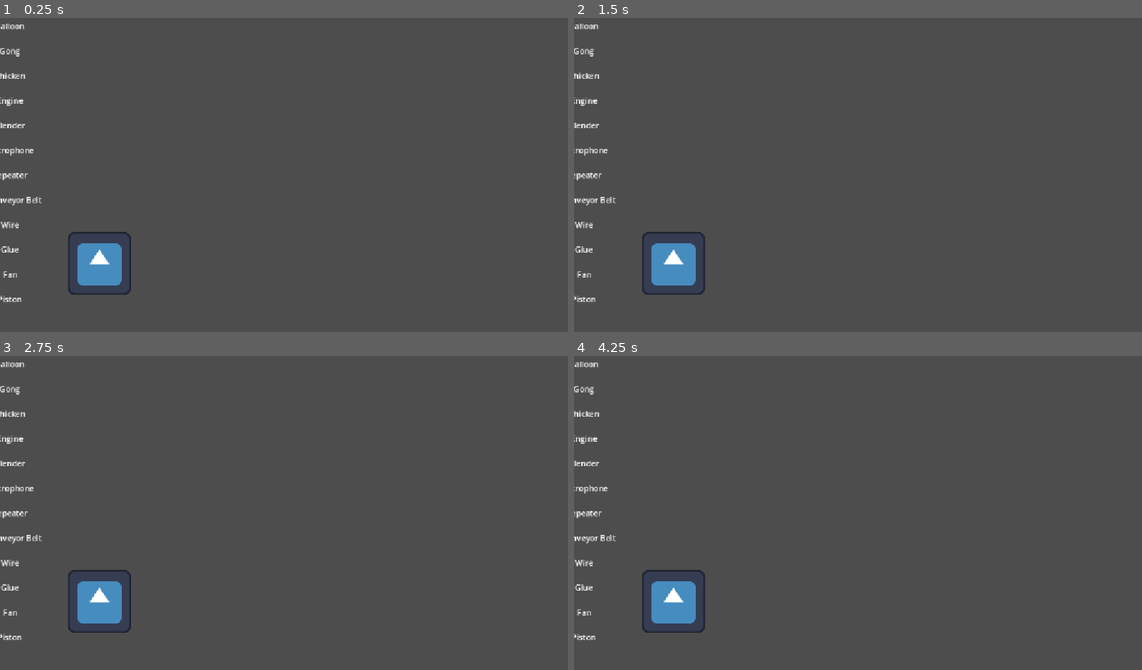
Above: before the commit, frames 1-4 (two rows, left to right).
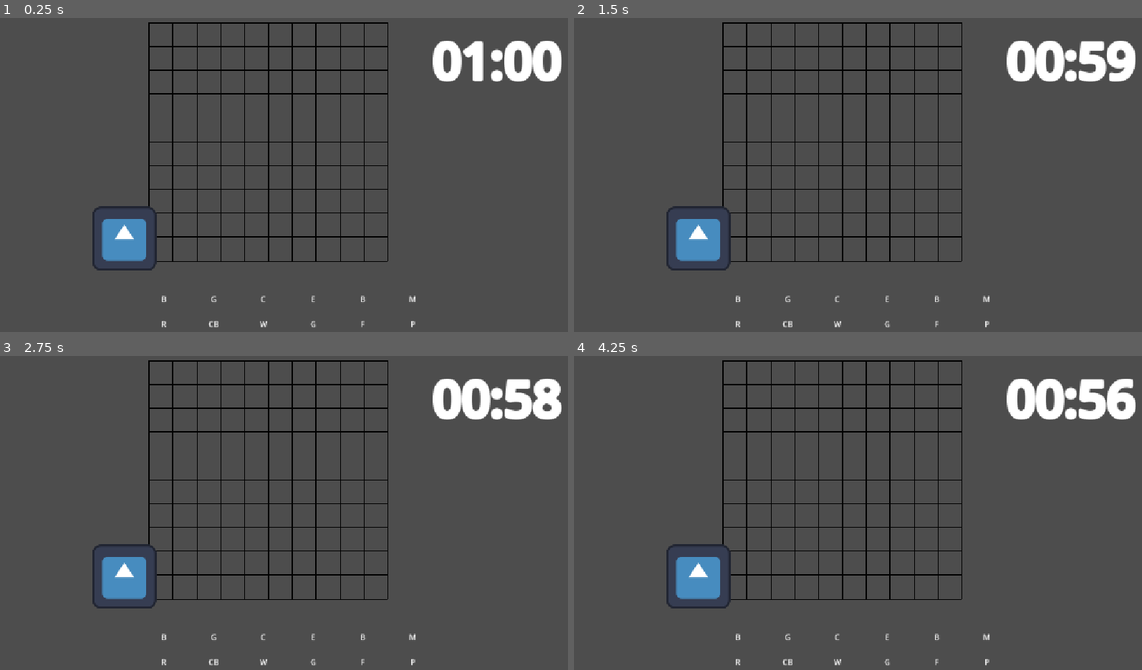
Above: after the commit, the same moments.

Repository: milkeotothemoon/GMTK-26---Boys-at-the-Back
Game: Godot game, scene res://scenes/levels/Level0.tscn
Same seed, same stepped clock (60 frames per second), same inputs: the game is played once before the commit and once after it. This scene is started directly instead of the project's main scene. The engine's default icon, where the game draws it, is replaced by a stand-in: a white triangle on a blue panel in a dark square.
Inputs (mouse positions are in pixels of both pictures, inside the frame that each line leads up to):
- Up to frame 1 (0.25 s): no input
- Up to frame 2 (1.5 s): tap Enter at 0.5 s; drag from (585, 24) to (585, 124) at 0.52 s; drag from (585, 49) to (585, 149) at 1.27 s
- Up to frame 3 (2.75 s): tap Space at 2 s; move the mouse to (11, 412) at 2.02 s; click (11, 412) at 2.17 s
- Up to frame 4 (4.25 s): tap Enter at 2.75 s; drag from (585, 437) to (585, 563) at 2.77 s; tap Space at 3.5 s; drag from (585, 462) to (585, 585) at 3.52 s

The runs differ from the first frame. In frame 1, 7.9% of the frame differs, in the area x 0-99%, y 1-99%; in frame 2, 8.0%; in frame 3, 8.1%; in frame 4, 8.0%.

Commit message:
v0 format of level

Diff:
--- a/scenes/gameplay/BuildSpace.tscn
+++ b/scenes/gameplay/BuildSpace.tscn
@@ -1,13 +1,13 @@
 [gd_scene format=3 uid="uid://dj4pr3ftuubh4"]
 
-[ext_resource type="Script" uid="uid://c7mkfqnwqwwnf" path="res://scripts/autoload/BuildSpace.gd" id="1_4f4mk"]
+[ext_resource type="Script" uid="uid://dh7h8s2b3mly5" path="res://scripts/gameplay/build_space_view.gd" id="1_4f4mk"]
 
 [node name="BuildSpace" type="Node2D" unique_id=1416657170]
 script = ExtResource("1_4f4mk")
 
 [node name="GridContainer" type="GridContainer" parent="." unique_id=817833220]
-offset_right = 533.0
-offset_bottom = 466.0
+offset_right = 500.0
+offset_bottom = 500.0
 
 [node name="PlacedItems" type="Node2D" parent="." unique_id=228289201 groups=["placed_items_container"]]
 
--- a/scenes/gameplay/Inventory.tscn
+++ b/scenes/gameplay/Inventory.tscn
@@ -38,7 +38,7 @@
 vertical_alignment = 1
 
 [node name="GongSlot" type="Area2D" parent="." unique_id=1783663871]
-position = Vector2(20, 70)
+position = Vector2(120, 20)
 script = ExtResource("1_slot")
 item_scene = ExtResource("3_gongslot")
 item_label = "Gong"
@@ -56,7 +56,7 @@
 vertical_alignment = 1
 
 [node name="ChickenSlot" type="Area2D" parent="." unique_id=746638961]
-position = Vector2(20, 120)
+position = Vector2(220, 20)
 script = ExtResource("1_slot")
 item_scene = ExtResource("4_chickenslot")
 item_label = "Chicken"
@@ -74,7 +74,7 @@
 vertical_alignment = 1
 
 [node name="EngineSlot" type="Area2D" parent="." unique_id=766071034]
-position = Vector2(20, 170)
+position = Vector2(320, 20)
 script = ExtResource("1_slot")
 item_scene = ExtResource("5_engineslot")
 item_label = "Engine"
@@ -92,7 +92,7 @@
 vertical_alignment = 1
 
 [node name="BlenderSlot" type="Area2D" parent="." unique_id=1407858912]
-position = Vector2(20, 220)
+position = Vector2(420, 20)
 script = ExtResource("1_slot")
 item_scene = ExtResource("6_blenderslot")
 item_label = "Blender"
@@ -110,7 +110,7 @@
 vertical_alignment = 1
 
 [node name="MicrophoneSlot" type="Area2D" parent="." unique_id=763185001]
-position = Vector2(20, 270)
+position = Vector2(520, 20)
 script = ExtResource("1_slot")
 item_scene = ExtResource("7_microphoneslot")
 item_label = "Microphone"
@@ -128,7 +128,7 @@
 vertical_alignment = 1
 
 [node name="RepeaterSlot" type="Area2D" parent="." unique_id=1710316631]
-position = Vector2(20, 320)
+position = Vector2(20, 70)
 script = ExtResource("1_slot")
 item_scene = ExtResource("8_repeaterslot")
 item_label = "Repeater"
@@ -146,7 +146,7 @@
 vertical_alignment = 1
 
 [node name="ConveyorBeltSlot" type="Area2D" parent="." unique_id=781582942]
-position = Vector2(20, 370)
+position = Vector2(120, 70)
 script = ExtResource("1_slot")
 item_scene = ExtResource("9_conveyorbeltslot")
 item_label = "Conveyor Belt"
@@ -164,7 +164,7 @@
 vertical_alignment = 1
 
 [node name="WireSlot" type="Area2D" parent="." unique_id=1639591483]
-position = Vector2(20, 420)
+position = Vector2(220, 70)
 script = ExtResource("1_slot")
 item_scene = ExtResource("10_wireslot")
 item_label = "Wire"
@@ -182,7 +182,7 @@
 vertical_alignment = 1
 
 [node name="GlueSlot" type="Area2D" parent="." unique_id=2114245709]
-position = Vector2(20, 470)
+position = Vector2(320, 70)
 script = ExtResource("1_slot")
 item_scene = ExtResource("11_glueslot")
 item_label = "Glue"
@@ -200,7 +200,7 @@
 vertical_alignment = 1
 
 [node name="FanSlot" type="Area2D" parent="." unique_id=809936773]
-position = Vector2(20, 520)
+position = Vector2(420, 70)
 script = ExtResource("1_slot")
 item_scene = ExtResource("12_fanslot")
 item_label = "Fan"
@@ -218,7 +218,7 @@
 vertical_alignment = 1
 
 [node name="PistonSlot" type="Area2D" parent="." unique_id=378960894]
-position = Vector2(20, 570)
+position = Vector2(520, 70)
 script = ExtResource("1_slot")
 item_scene = ExtResource("13_pistonslot")
 item_label = "Piston"
--- a/scenes/levels/Level0.tscn
+++ b/scenes/levels/Level0.tscn
@@ -1,16 +1,35 @@
 [gd_scene format=3 uid="uid://c7sy1ldhhgfbl"]
 
+[ext_resource type="Script" uid="uid://b8apmf7n38mm1" path="res://scripts/gameplay/build_phase.gd" id="1_qcr8a"]
 [ext_resource type="PackedScene" uid="uid://dj4pr3ftuubh4" path="res://scenes/gameplay/BuildSpace.tscn" id="1_xh834"]
 [ext_resource type="PackedScene" uid="uid://cy7pfol0uoa7d" path="res://scenes/gameplay/Inventory.tscn" id="2_inventory"]
 [ext_resource type="PackedScene" uid="uid://cj7fvg2qu47rt" path="res://scenes/player/Player.tscn" id="3_player"]
 
+[sub_resource type="LabelSettings" id="LabelSettings_0l7rd"]
+font_size = 101
+outline_size = 18
+
 [node name="Level0" type="Node2D" unique_id=250843063]
+script = ExtResource("1_qcr8a")
 
 [node name="Inventory" parent="." unique_id=653123002 instance=ExtResource("2_inventory")]
-position = Vector2(0, 0)
+position = Vector2(310, 550)
 
 [node name="BuildSpace" parent="." unique_id=1416657170 instance=ExtResource("1_xh834")]
-position = Vector2(400, 0)
+position = Vector2(300, 15)
 
 [node name="Player" parent="." unique_id=1845645343 instance=ExtResource("3_player")]
-position = Vector2(200, 500)
+position = Vector2(250, 450)
+
+[node name="Timer" type="Timer" parent="." unique_id=846573383]
+
+[node name="TimerLabel" type="Label" parent="." unique_id=1048577364]
+offset_left = 870.0
+offset_top = 16.0
+offset_right = 1107.0
+offset_bottom = 165.0
+size_flags_horizontal = 4
+text = "1:00"
+label_settings = SubResource("LabelSettings_0l7rd")
+horizontal_alignment = 1
+vertical_alignment = 1
--- a/scenes/player/Player.tscn
+++ b/scenes/player/Player.tscn
@@ -14,8 +14,15 @@
 "speed": 5.0
 }]
 
-[node name="Player" type="Node2D" unique_id=1845645343]
+[sub_resource type="CapsuleShape2D" id="CapsuleShape2D_o8nba"]
+radius = 65.0
+height = 154.0
+
+[node name="Player" type="CharacterBody2D" unique_id=1845645343]
 script = ExtResource("1_gfjak")
 
 [node name="AnimatedSprite2D" type="AnimatedSprite2D" parent="." unique_id=1675163017]
 sprite_frames = SubResource("SpriteFrames_75xeh")
+
+[node name="CollisionShape2D" type="CollisionShape2D" parent="." unique_id=1309464553]
+shape = SubResource("CapsuleShape2D_o8nba")
--- a/scripts/autoload/BuildSpace.gd
+++ b/scripts/autoload/BuildSpace.gd
@@ -1,8 +1,8 @@
 extends Node2D
 
-const CELL_SIZE := 64
-const GRID_WIDTH := 8
-const GRID_HEIGHT := 6
+const CELL_SIZE := 48
+const GRID_WIDTH := 10
+const GRID_HEIGHT := 10
 
 func grid_to_world(cell: Vector2i) -> Vector2:
 	return Vector2(cell.x * CELL_SIZE, cell.y * CELL_SIZE)
--- a/scripts/autoload/GameState.gd
+++ b/scripts/autoload/GameState.gd
@@ -1,4 +1,6 @@
 extends Node
+
+var is_build_locked: bool = false
 var current_level_index: int = 0
 var unlocked_items: Array[String] = []
 var star_results: Dictionary = {}
--- a/scripts/gameplay/build_phase.gd
+++ b/scripts/gameplay/build_phase.gd
@@ -3,9 +3,23 @@
 signal build_locked
 
 @onready var timer: Timer = $Timer
+@onready var timer_label: Label = $TimerLabel
+
+func _ready() -> void:
+	start_build_phase()
 
 func start_build_phase() -> void:
+	GameState.is_build_locked = false
 	timer.start(60.0)
 
+func _process(_delta: float) -> void:
+	var seconds := int(ceil(timer.time_left))
+	if seconds < 0:
+		seconds = 0
+	@warning_ignore("integer_division")
+	timer_label.text = "%02d:%02d" % [seconds / 60, seconds % 60]
+
 func _on_timer_timeout() -> void:
+	GameState.is_build_locked = true
+	timer_label.text = "00:00"
 	build_locked.emit()
--- /dev/null
+++ b/scripts/gameplay/build_space_view.gd
@@ -0,0 +1,29 @@
+extends Node2D
+
+var _highlighted_cell: Vector2i = Vector2i(-1, -1)
+var _has_highlight: bool = false
+
+func _ready() -> void:
+	add_to_group("build_space_view")
+	queue_redraw()
+
+func highlight_cell(cell: Vector2i) -> void:
+	_highlighted_cell = cell
+	_has_highlight = true
+	queue_redraw()
+
+func clear_highlight() -> void:
+	_has_highlight = false
+	queue_redraw()
+
+func _draw() -> void:
+	var w := BuildSpace.GRID_WIDTH
+	var h := BuildSpace.GRID_HEIGHT
+	var cs := BuildSpace.CELL_SIZE
+	for x in range(w + 1):
+		draw_line(Vector2(x * cs, 0), Vector2(x * cs, h * cs), Color.BLACK, 2)
+	for y in range(h + 1):
+		draw_line(Vector2(0, y * cs), Vector2(w * cs, y * cs), Color.BLACK, 2)
+	if _has_highlight:
+		var top_left := Vector2(_highlighted_cell.x * cs, _highlighted_cell.y * cs)
+		draw_rect(Rect2(top_left, Vector2(cs, cs)), Color(1, 1, 0, 0.35), true)
--- a/scripts/gameplay/inventory_slot.gd
+++ b/scripts/gameplay/inventory_slot.gd
@@ -1,45 +1,37 @@
 extends Area2D
 class_name InventorySlot
-
-## Drag threshold in pixels before we count this as a real drag (avoids
-## spawning an item on an accidental single click).
-const DRAG_THRESHOLD := 6.0
 
 @export var item_scene: PackedScene
 @export var item_label: String = ""
 
-var _press_pos: Vector2
-var _pressed: bool = false
-var _spawned: BaseItem = null
+func _ready() -> void:
+	var lbl := get_node_or_null("Label")
+	if lbl:
+		lbl.text = _get_initials(item_label)
 
 func _on_input_event(_viewport: Node, event: InputEvent, _shape_idx: int) -> void:
-	if event is InputEventMouseButton and event.button_index == MOUSE_BUTTON_LEFT:
-		if event.pressed:
-			_pressed = true
-			_press_pos = event.global_position
-		else:
-			_pressed = false
-
-func _process(_delta: float) -> void:
-	if not _pressed or _spawned != null:
+	if GameState.is_build_locked:
 		return
-	if get_global_mouse_position().distance_to(_press_pos) < DRAG_THRESHOLD:
-		return
-	_spawn_and_start_drag()
+	if event is InputEventMouseButton and event.pressed and event.button_index == MOUSE_BUTTON_LEFT:
+		_spawn_and_start_drag()
 
 func _spawn_and_start_drag() -> void:
 	if item_scene == null:
 		push_warning("InventorySlot '%s' has no item_scene assigned." % name)
 		return
-
 	var container := get_tree().get_first_node_in_group("placed_items_container")
 	if container == null:
-		push_warning("No PlacedItems container found (missing 'placed_items_container' group).")
+		push_warning("No PlacedItems container found.")
 		return
+	var spawned: BaseItem = item_scene.instantiate()
+	container.add_child(spawned)
+	spawned.global_position = get_global_mouse_position()
+	spawned.start_drag()
 
-	_spawned = item_scene.instantiate()
-	container.add_child(_spawned)
-	_spawned.global_position = get_global_mouse_position()
-	_spawned.start_drag()
-	_pressed = false
-	_spawned = null
+func _get_initials(text: String) -> String:
+	var words := text.split(" ", false)
+	var initials := ""
+	for w in words:
+		if w.length() > 0:
+			initials += w[0].to_upper()
+	return initials
--- a/scripts/items/base_item.gd
+++ b/scripts/items/base_item.gd
@@ -6,31 +6,46 @@
 var is_placed: bool = false
 var _dragging: bool = false
 
-func _on_input_event(_viewport: Node, event: InputEvent, _shape_idx: int) -> void:
-	if event is InputEventMouseButton and event.pressed:
-		_dragging = true
-	elif event is InputEventMouseButton and not event.pressed and _dragging:
-		_dragging = false
-		_try_drop()
-
-func _process(_delta: float) -> void:
-	if _dragging:
-		global_position = get_global_mouse_position()
-
 func start_drag() -> void:
 	_dragging = true
 
+func _unhandled_input(event: InputEvent) -> void:
+	if not _dragging:
+		return
+	if event is InputEventMouseButton and event.pressed and event.button_index == MOUSE_BUTTON_LEFT:
+		_try_drop()
+		get_viewport().set_input_as_handled()
+
+func _process(_delta: float) -> void:
+	if not _dragging:
+		return
+	var mouse_pos := get_global_mouse_position()
+	var cell := BuildSpace.world_to_grid(mouse_pos)
+	var view := get_tree().get_first_node_in_group("build_space_view")
+	if BuildSpace.is_valid_cell(cell):
+		global_position = BuildSpace.grid_to_world(cell) + Vector2(BuildSpace.CELL_SIZE, BuildSpace.CELL_SIZE) / 2.0
+		if view:
+			view.highlight_cell(cell)
+	else:
+		global_position = mouse_pos
+		if view:
+			view.clear_highlight()
+
 func _try_drop() -> void:
-	var cell: Vector2 = BuildSpace.world_to_grid(global_position)
+	var cell := BuildSpace.world_to_grid(global_position)
 	if BuildSpace.is_valid_cell(cell):
 		place(cell)
-	else:
-		pick_up()
+		_dragging = false
+		var view := get_tree().get_first_node_in_group("build_space_view")
+		if view:
+			view.clear_highlight()
+	# if not over the grid, nothing happens — stays attached to the mouse.
+	# this is what makes it "drop only on the BuildSpace"
 
 func place(cell: Vector2i) -> void:
 	grid_position = cell
 	is_placed = true
-	position = BuildSpace.grid_to_world(cell)
+	position = BuildSpace.grid_to_world(cell) + Vector2(BuildSpace.CELL_SIZE, BuildSpace.CELL_SIZE) / 2.0
 
 func pick_up() -> void:
 	is_placed = false
Not shown: 1 places in scenes/gameplay/Inventory.tscn that only renumber resources
Not shown, added: scripts/gameplay/build_space_view.gd.uid
